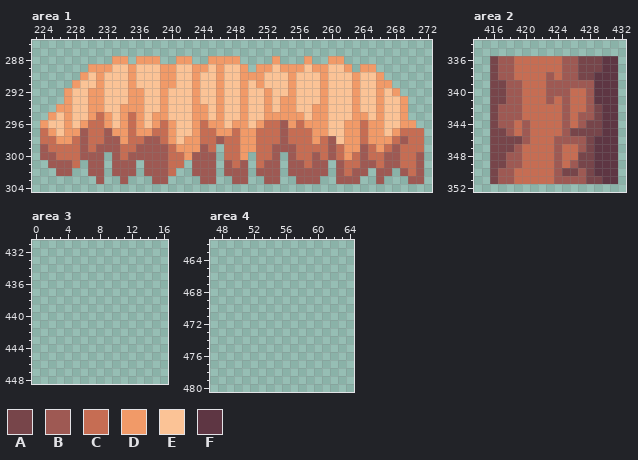
Edited in one commit: pixel-art file (Assets/_Project/Visual/Experimental/TileExperimental.ase). That is the earlier state.
512x512 pixels, 1 frame. Shown: area 1: x 223..272, y 286..304; area 2: x 414..432, y 334..352; area 3: x 0..16, y 431..448; area 4: x 47..64, y 462..480. The commit also changed other parts of the picture, which this record leaves out.
Palette (. is transparent): A #77454a  B #9e5953  C #c66d53  D #f19a68  E #fbc396  F #5e3643
Pixels before, area 1, first column x 224:
288 .........DD.DDD..DD..DDDD....D...D..DD..........
289 ......DDDEEDEEEDDEEDDEDEED.DDEDDDEDDEED.DD......
290 .....DEDEEEDEEEDDEEDEEDEEDDDEEEDEEEDEEEDEED.....
291 ....DEEDEEEDEEEDDEEDEEDEEDEDEEEDEEEDEEEDEEDD....
292 ...DEEDDEEEDDEEDEEEDEEDEEDEEDEEDEEEDEEEDEEDED...
293 ...DEEDDEEEDDEEDEEEDEEDEEDEEDEDDEEEDEEEDEEDEED..
294 ..DDEEDDEEDDDEEDEEEDDEDEEDEEDEDDEEDDEEEDEEDEED..
295 .DEDEEDCDEDCDEDDEEEDDEDEEDEEDDDDDEDDEEEDDEDEED..
296 DEEDEDCCDEDCDEDCDEEDCDDEDDEDCCBDCDDDEEDDCDDEEDD.
297 CDEDDBCCBDDCDDCCDEEDCCDDCDDCCCBCCCDDEEDDCDDEDCCC
298 CCDDCBCCBBDCCBBCDEDDCCBCCDDCCCBCCCDCBEDDCDDDCBCC
299 BCCCCBCBBBCCBBBBCDDDBC.CCDDCCBBBCCCCBCDDBCDCBCCC
300 BBCCCBBB.BCBBBBBCCDBBB.CCD.CCB.BCCBCBCDCBCCBBCCB
301 .BBBC.BB.BBB.BBBCC.BBB.BCB.CBB.BBCBB.BCCBBCBBCCB
302 ..BB..BB.BBB.BBBC..BBB.BBB.BBB.BBBBB.BCBB.BB.BCB
303 .......B..B...BB....BB..BB..BB..BBB..BBB..B...BB
Pixels before, area 2, first column x 416:
336 ABBCCCCCCBBAAAFF
337 ABBCCCCCCBBAAAFF
338 ABBCCCCBCBBAAFFF
339 AABBCCCBBBBBBFFF
340 AABBCCCBBBCCBFFF
341 AABBCCCBCBCCBFFF
342 ABBBCCCCCBCCBAFF
343 ABBBCCCCCBCBBAFF
344 ABBCBCCCCBCBAAFF
345 AABCBCCCCBAAAAFF
346 AAAABCCCBBBBAFFF
347 AAABCCCCBCCBAFFF
348 AABBCCCCBCCAAFFF
349 AABBCCCCBCBAAFFF
350 ABBCCCCCBAABAFFF
351 ABBCCCCCBBBBAAFF
After:
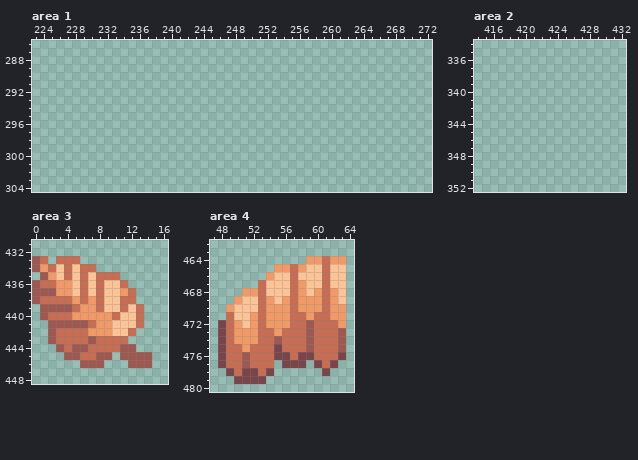
What changed:
Area 1:
y 288: x 233..234 DD -> ..; x 236..238 DDD -> ...; x 241..242 DD -> ..; x 245..248 DDDD -> ....; x 253 D -> .; x 257 D -> .; x 260..261 DD -> ..
y 289: x 230..249 DDDEEDEEEDDEEDDEDEED -> ....................; x 251..262 DDEDDDEDDEED -> ............; x 264..265 DD -> ..
y 290: x 229..266 DEDEEEDEEEDDEEDEEDEEDDDEEEDEEEDEEEDEED -> ......................................
y 291: x 228..267 DEEDEEEDEEEDDEEDEEDEEDEDEEEDEEEDEEEDEEDD -> ........................................
y 292: x 227..268 DEEDDEEEDDEEDEEEDEEDEEDEEDEEDEEEDEEEDEEDED -> ..........................................
y 293: x 227..269 DEEDDEEEDDEEDEEEDEEDEEDEEDEDDEEEDEEEDEEDEED -> ...........................................
y 294: x 226..269 DDEEDDEEDDDEEDEEEDDEDEEDEEDEDDEEDDEEEDEEDEED -> ............................................
y 295: x 225..269 DEDEEDCDEDCDEDDEEEDDEDEEDEEDDDDDEDDEEEDDEDEED -> .............................................
y 296: x 224..270 DEEDEDCCDEDCDEDCDEEDCDDEDDEDCCBDCDDDEEDDCDDEEDD -> ...............................................
y 297: x 224..271 CDEDDBCCBDDCDDCCDEEDCCDDCDDCCCBCCCDDEEDDCDDEDCCC -> ................................................
y 298: x 224..271 CCDDCBCCBBDCCBBCDEDDCCBCCDDCCCBCCCDCBEDDCDDDCBCC -> ................................................
y 299: x 224..245 BCCCCBCBBBCCBBBBCDDDBC -> ......................; x 247..271 CCDDCCBBBCCCCBCDDBCDCBCCC -> .........................
y 300: x 224..231 BBCCCBBB -> ........; x 233..245 BCBBBBBCCDBBB -> .............; x 247..249 CCD -> ...; x 251..253 CCB -> ...; x 255..271 BCCBCBCDCBCCBBCCB -> .................
y 301: x 225..228 BBBC -> ....; x 230..231 BB -> ..; x 233..235 BBB -> ...; x 237..241 BBBCC -> .....; x 243..245 BBB -> ...; x 247..249 BCB -> ...; x 251..253 CBB -> ...; x 255..259 BBCBB -> .....; x 261..271 BCCBBCBBCCB -> ...........
y 302: x 226..227 BB -> ..; x 230..231 BB -> ..; x 233..235 BBB -> ...; x 237..240 BBBC -> ....; x 243..245 BBB -> ...; x 247..249 BBB -> ...; x 251..253 BBB -> ...; x 255..259 BBBBB -> .....; x 261..264 BCBB -> ....; x 266..267 BB -> ..; x 269..271 BCB -> ...
y 303: x 231 B -> .; x 234 B -> .; x 238..239 BB -> ..; x 244..245 BB -> ..; x 248..249 BB -> ..; x 252..253 BB -> ..; x 256..258 BBB -> ...; x 261..263 BBB -> ...; x 266 B -> .; x 270..271 BB -> ..
Area 2:
y 336..337: x 416..431 ABBCCCCCCBBAAAFF -> ................
y 338: x 416..431 ABBCCCCBCBBAAFFF -> ................
y 339: x 416..431 AABBCCCBBBBBBFFF -> ................
y 340: x 416..431 AABBCCCBBBCCBFFF -> ................
y 341: x 416..431 AABBCCCBCBCCBFFF -> ................
y 342: x 416..431 ABBBCCCCCBCCBAFF -> ................
y 343: x 416..431 ABBBCCCCCBCBBAFF -> ................
y 344: x 416..431 ABBCBCCCCBCBAAFF -> ................
y 345: x 416..431 AABCBCCCCBAAAAFF -> ................
y 346: x 416..431 AAAABCCCBBBBAFFF -> ................
y 347: x 416..431 AAABCCCCBCCBAFFF -> ................
y 348: x 416..431 AABBCCCCBCCAAFFF -> ................
y 349: x 416..431 AABBCCCCBCBAAFFF -> ................
y 350: x 416..431 ABBCCCCCBAABAFFF -> ................
y 351: x 416..431 ABBCCCCCBBBBAAFF -> ................
Area 3:
y 433: x 0..1 .. -> BC; x 3..5 ... -> CCC
y 434: x 0..7 ........ -> BDCECECC
y 435: x 1..10 .......... -> BDECECECCC
y 436: x 0..11 ............ -> BCCDDECECEEC
y 437: x 0..12 ............. -> BBBDDECECEEDC
y 438: x 0..12 ............. -> BCCCCDCDCEECC
y 439: x 1..13 ............. -> BBBBCDDCEECEC
y 440: x 1..13 ............. -> BCCCDDDDDCEEC
y 441: x 2..13 ............ -> BBBBBCDDEEEC
y 442: x 2..12 ........... -> BCCCCDDDEEC
y 443: x 2..11 .......... -> BCCCCBCCCC
y 444: x 3..12 .......... -> BCBBCCCCBB
y 445: x 4..9 ...... -> BBCCBB; x 11..14 .... -> BBBB
y 446: x 6..8 ... -> BBB; x 12..14 ... -> BBB
Area 4:
y 464: x 59..63 ..... -> DDCDD
y 465: x 55..63 ......... -> DDCDEECEE
y 466: x 54..63 .......... -> DEECEEECEE
y 467: x 53..63 ........... -> CEEECDEECEE
y 468: x 51..63 ............. -> DDCEEECDEDCDE
y 469: x 50..63 .............. -> DEECDEDCDDDCDE
y 470: x 49..63 ............... -> DEEECDDDCDDDCDD
y 471: x 49..63 ............... -> CEEDCDDDCCDCCDD
y 472: x 48..63 ................ -> ACDEDCDDDCCBCCCD
y 473: x 48..63 ................ -> ACDDDCCDCCCBCCCB
y 474: x 48..63 ................ -> ACDDDCCBCCCBCCCB
y 475: x 48..63 ................ -> ACCDCCCACCCBCCCB
y 476: x 48..63 ................ -> ACCBCCCAACAACCCA
y 477: x 48..54 ....... -> ACCBCCC; x 56..58 ... -> AAA; x 60..62 ... -> ACA
y 478: x 49..54 ...... -> ACAACA; x 61 . -> A
y 479: x 50..53 .... -> AAAA
